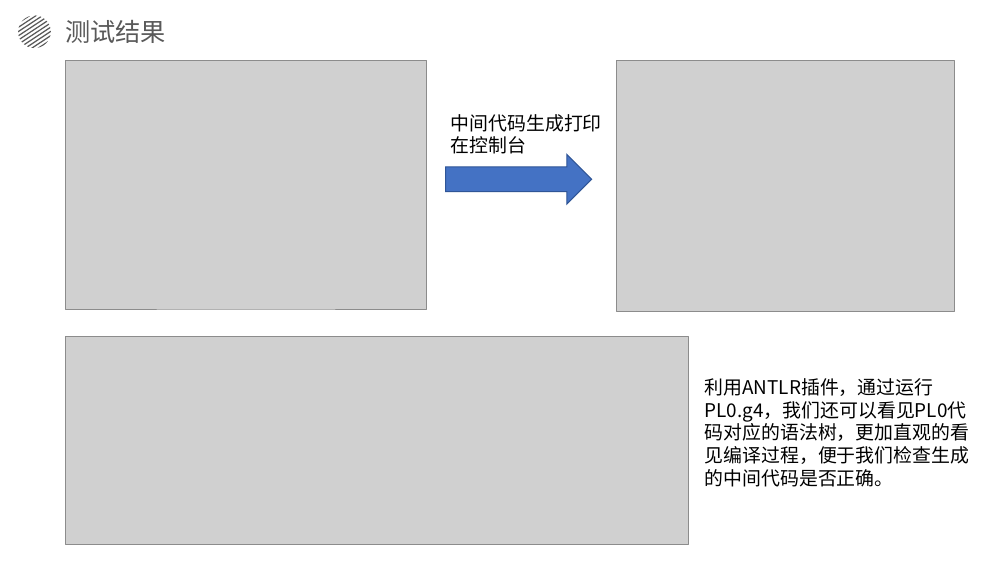
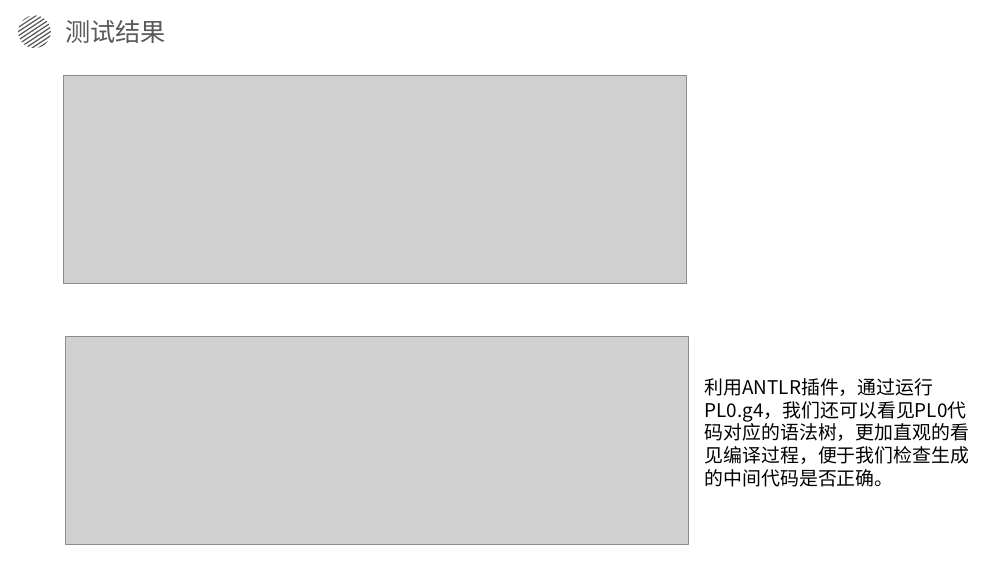
Before and after one commit to TangciuYueng/compiler-learning, a slide deck: slide 13 of hw/编译原理期末项目答辩.pptx. Drawn at 1008x567 pixels with LibreOffice and Linux fonts; fonts in the diff are those of the drawing; grey boxes stand for pictures. Boxes give left, top, right and bottom in pixels: in the first picture for what was removed or moved away, otherwise in the second. Text is boxed around its words. In the diff, an @@ line names an element or a change of style, - is before the commit and + after.

```diff
--- a/hw/编译原理期末项目答辩.pptx
+++ b/hw/编译原理期末项目答辩.pptx
@@ picture: place and size @@
-picture at bbox=[65, 60, 426, 309]
+picture at bbox=[64, 76, 687, 284]
@@ picture removed at bbox=[617, 60, 954, 312] @@
@@ text removed at bbox=[451, 114, 602, 154] @@
-中间代码生成打印在控制台
@@ right arrow removed at bbox=[446, 154, 592, 204] @@
```
Also in this commit, not shown: 1 other slide changed.
